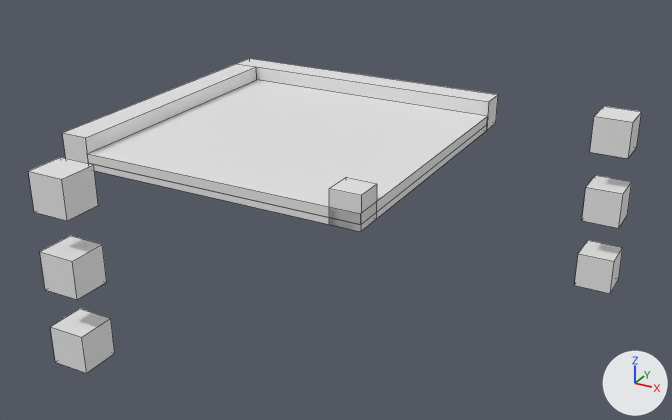
What one commit did to the Blender file static/block/curve/2.blend.
Both versions are drawn from a 50 mm lens placed at (7.41, -12.08, 5.02), pointed at (1.49, -1.31, -0.37). The axes (+X, +Y, +Z) are drawn at lower right. The lights are the same throughout. Mesh edges are drawn as thin lines.

Objects in the first picture: 'slab', 'slot', 'slot.001', 'slot.002', 'slot.003', 'slot.004', 'slot.005', 'wall', 'wall.001', 'wall.002', 'wall.003'.
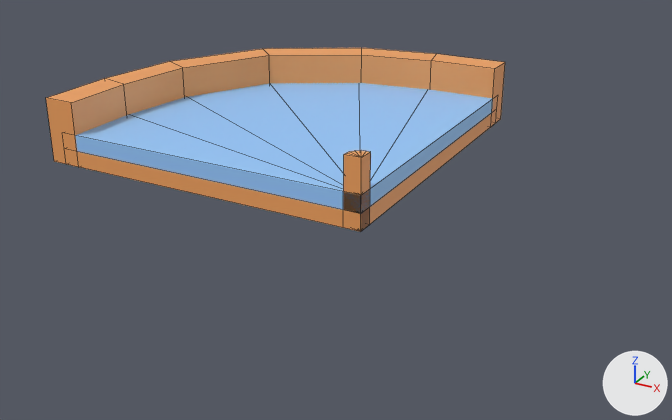
Changed parts and their boxes [x1, y1, x2, y2] in the pictures (672 x 420 px):
'floor', added (blue): after [75, 83, 493, 213]
'slab', deleted: before [88, 80, 488, 223]
'wall.002', reshaped (136% wider, 19% taller): before [63, 64, 257, 164]; after [46, 48, 505, 167]
'wall.001', reshaped (89% narrower, 14% taller): before [237, 58, 498, 130]; after [343, 150, 371, 232]
'wall', reshaped: before [89, 125, 487, 232]; after [77, 113, 492, 231]
'slot.003', hidden: before [28, 157, 98, 221]
'slot.001', hidden: before [40, 236, 107, 300]
'slot.005', hidden: before [51, 309, 115, 373]
'slot.002', hidden: before [590, 106, 641, 158]
'slot', hidden: before [582, 175, 632, 228]
'slot.004', hidden: before [575, 240, 623, 294]
'wall.003', deleted: before [329, 177, 377, 231]
part 7 of me_plane_157, built on: before [89, 125, 487, 232]; after [77, 113, 492, 231]
part 9 of me_plane_004, built on: before [63, 64, 257, 164]; after [46, 48, 505, 167]
part 11 of me_plane_156, added (orange): after [343, 150, 371, 232]
part 12 of me_plane_156, deleted: before [237, 58, 498, 130]

Patch to the scene script:
```diff
--- a/static/block/curve/2.blend.py
+++ b/static/block/curve/2.blend.py
@@ me_plane_157 @@
-me_plane_157.from_pydata(...)  # 8 vertices, 6 faces; spans x -2.05..2.5, y -2.5..2.05, z 0.0..0.1
+me_plane_157.from_pydata(...)  # 16 vertices, 20 faces; spans x -2.5..2.5, y -2.5..2.5, z 0.0..0.25
+# me_plane_157 part 7
+# 7 vertices are removed from x -2.05..2.5, y -2.5..2.05, z 0.0..0.1
+# 6 faces are deleted
+# 7 vertices are added at x -2.5..2.5, y -2.5..2.5, z 0.0
+# 8 new vertices lie (0.0, 0.0, 0.25) away from vertices in x -2.5..2.5, y -2.5..2.5, z 0.0
+# 20 new faces join them
+# me_plane_157 part 8: the surface is now shaded smooth
+me_plane_157.materials.append(mat_wall)  # orange #f4a460
@@ me_plane_156 @@
-me_plane_156.from_pydata(...)  # 8 vertices, 6 faces; spans x -2.5..2.5, y 2.05..2.5, z 0.0..0.5
+me_plane_156.from_pydata(...)  # 16 vertices, 20 faces; spans x 2.25..2.5, y -2.5..-2.25, z 0.0..1.0
+# me_plane_156 part 11: 16 vertices added at x 2.25..2.5, y -2.5..-2.25, z 0.0..1.0
+# me_plane_156 part 12: 8 vertices removed from x -2.5..2.5, y 2.05..2.5, z 0.0..0.5
+# me_plane_156 part 13: the surface is now shaded smooth
+me_plane_156.materials.append(mat_wall)  # orange #f4a460
@@ me_plane_004 @@
-me_plane_004.from_pydata(...)  # 8 vertices, 6 faces; spans x -2.5..-2.05, y -2.5..2.05, z 0.0..0.5
+me_plane_004.from_pydata(...)  # 28 vertices, 26 faces; spans x -2.75..2.5, y -2.5..2.75, z 0.0..1.0
+# me_plane_004 part 9: the whole mesh is rebuilt
+# me_plane_004 part 10: the surface is now shaded smooth
+me_plane_004.materials.append(mat_wall)  # orange #f4a460
@@ me_cube @@
 me_cube.from_pydata(...)  # 8 vertices, 6 faces; spans x -0.25..0.25, y -0.25..0.25, z -0.25..0.25
+# me_cube part 1: the whole mesh is scaled about its middle by 0.5, then moved by (0.0, 0.0, 0.125)
+me_cube.materials.append(mat_slot)  # yellow #e7b700
@@ me_cube_001 @@
 me_cube_001.from_pydata(...)  # 8 vertices, 6 faces; spans x -0.25..0.25, y -0.25..0.25, z -0.25..0.25
+# me_cube_001 part 2: the whole mesh is scaled about its middle by 0.5, then moved by (0.0, 0.0, 0.125)
+me_cube_001.materials.append(mat_slot)  # yellow #e7b700
@@ me_cube_002 @@
 me_cube_002.from_pydata(...)  # 8 vertices, 6 faces; spans x -0.25..0.25, y -0.25..0.25, z -0.25..0.25
+# me_cube_002 part 3: the whole mesh is scaled about its middle by 0.5, then moved by (0.0, 0.0, 0.125)
+me_cube_002.materials.append(mat_slot)  # yellow #e7b700
@@ me_cube_003 @@
 me_cube_003.from_pydata(...)  # 8 vertices, 6 faces; spans x -0.25..0.25, y -0.25..0.25, z -0.25..0.25
+# me_cube_003 part 4: the whole mesh is scaled about its middle by 0.5, then moved by (0.0, 0.0, 0.125)
+me_cube_003.materials.append(mat_slot)  # yellow #e7b700
@@ me_cube_004 @@
 me_cube_004.from_pydata(...)  # 8 vertices, 6 faces; spans x -0.25..0.25, y -0.25..0.25, z -0.25..0.25
+# me_cube_004 part 5: the whole mesh is scaled about its middle by 0.5, then moved by (0.0, 0.0, 0.125)
+me_cube_004.materials.append(mat_slot)  # yellow #e7b700
@@ me_cube_005 @@
 me_cube_005.from_pydata(...)  # 8 vertices, 6 faces; spans x -0.25..0.25, y -0.25..0.25, z -0.25..0.25
+# me_cube_005 part 6: the whole mesh is scaled about its middle by 0.5, then moved by (0.0, 0.0, 0.125)
+me_cube_005.materials.append(mat_slot)  # yellow #e7b700
@@ me_cube_001_1 @@
+me_cube_001_1.from_pydata([(2.5, -2.5, 0.25), (2.5, -2.5, 0.5), (2.5, 2.5, 0.25), (2.5, 2.5, 0.5), (-2.5, -2.5, 0.25), (-2.5, -2.5, 0.5), (1.29, 2.47, 0.5), (0.0, 2.24, 0.5), (-1.4, 1.4, 0.5), (-2.24, 0.0, 0.5), (-2.47, -1.29, 0.5), (1.29, 2.47, 0.25), (0.0, 2.24, 0.25), (-1.4, 1.4, 0.25), (-2.24, 0.0, 0.25), (-2.47, -1.29, 0.25)], [], [(0, 1, 5, 4), (2, 3, 1, 0), (0, 4, 15), (4, 5, 10, 15), (5, 1, 10), (10, 1, 9), (9, 1, 8), (8, 1, 7), (7, 1, 6), (6, 1, 3), (15, 10, 9, 14), (14, 9, 8, 13), (13, 8, 7, 12), (12, 7, 6, 11), (11, 6, 3, 2), (0, 15, 14), (0, 14, 13), (0, 13, 12), (0, 12, 11), (0, 11, 2)])
+me_cube_001_1.polygons.foreach_set('use_smooth', [True] * 20)
+me_cube_001_1.materials.append(mat_floor)  # blue #99ccff
@@ ob_wall_003 @@
-ob_wall_003 = bpy.data.objects.new('wall.003', me_plane_155)
@@ ob_slab @@
-ob_slab = bpy.data.objects.new('slab', me_plane_006)
@@ ob_slot @@
 ob_slot = bpy.data.objects.new('slot', me_cube)
-ob_slot.location = (5.0, 0.0, 0.0)
+ob_slot.location = (0.0, 5.0, 0.0)
+ob_slot.hide_set(True)
@@ ob_slot_001 @@
 ob_slot_001 = bpy.data.objects.new('slot.001', me_cube_001)
-ob_slot_001.location = (0.0, -5.0, 0.0)
+ob_slot_001.location = (0.0, 5.0, 1.0)
+ob_slot_001.hide_set(True)
@@ ob_slot_002 @@
 ob_slot_002 = bpy.data.objects.new('slot.002', me_cube_002)
-ob_slot_002.location = (5.0, 0.0, 1.0)
+ob_slot_002.location = (0.0, 5.0, -1.0)
+ob_slot_002.hide_set(True)
@@ ob_slot_003 @@
 ob_slot_003 = bpy.data.objects.new('slot.003', me_cube_003)
-ob_slot_003.location = (0.0, -5.0, 1.0)
+ob_slot_003.location = (2.75, 5.0, 0.0)
+ob_slot_003.hide_set(True)
@@ ob_slot_004 @@
 ob_slot_004 = bpy.data.objects.new('slot.004', me_cube_004)
-ob_slot_004.location = (5.0, 0.0, -1.0)
+ob_slot_004.location = (2.75, 5.0, 1.0)
+ob_slot_004.hide_set(True)
@@ ob_slot_005 @@
 ob_slot_005 = bpy.data.objects.new('slot.005', me_cube_005)
-ob_slot_005.location = (0.0, -5.0, -1.0)
+ob_slot_005.location = (2.75, 5.0, -1.0)
+ob_slot_005.hide_set(True)
@@ ob_floor @@
+ob_floor = bpy.data.objects.new('floor', me_cube_001_1)
+ob_floor.location = (0.0, 0.0, 0.0)
```
